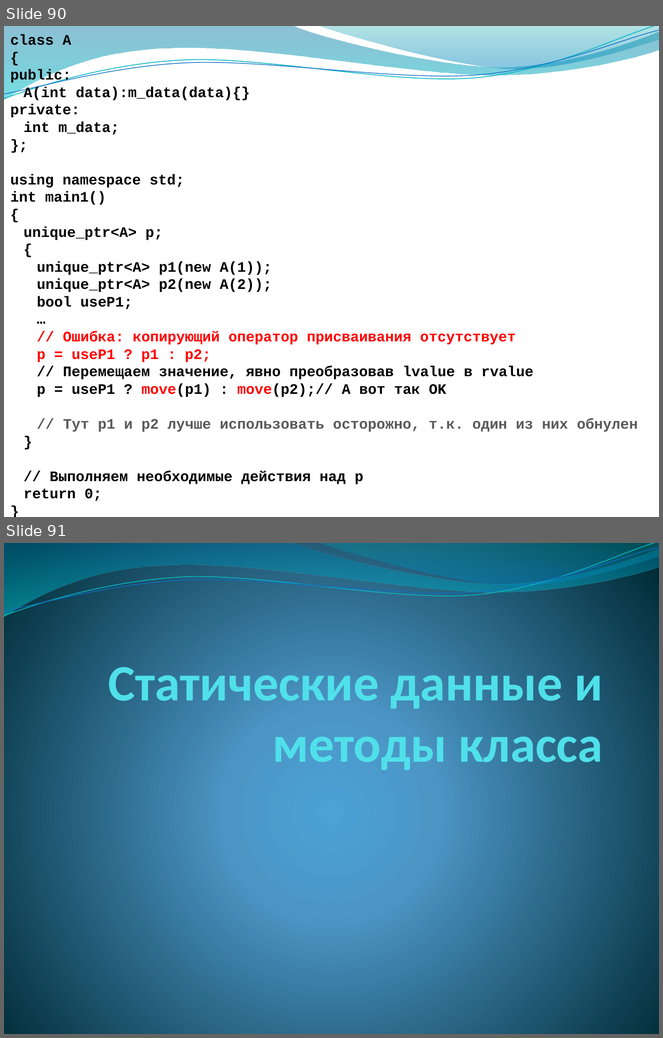
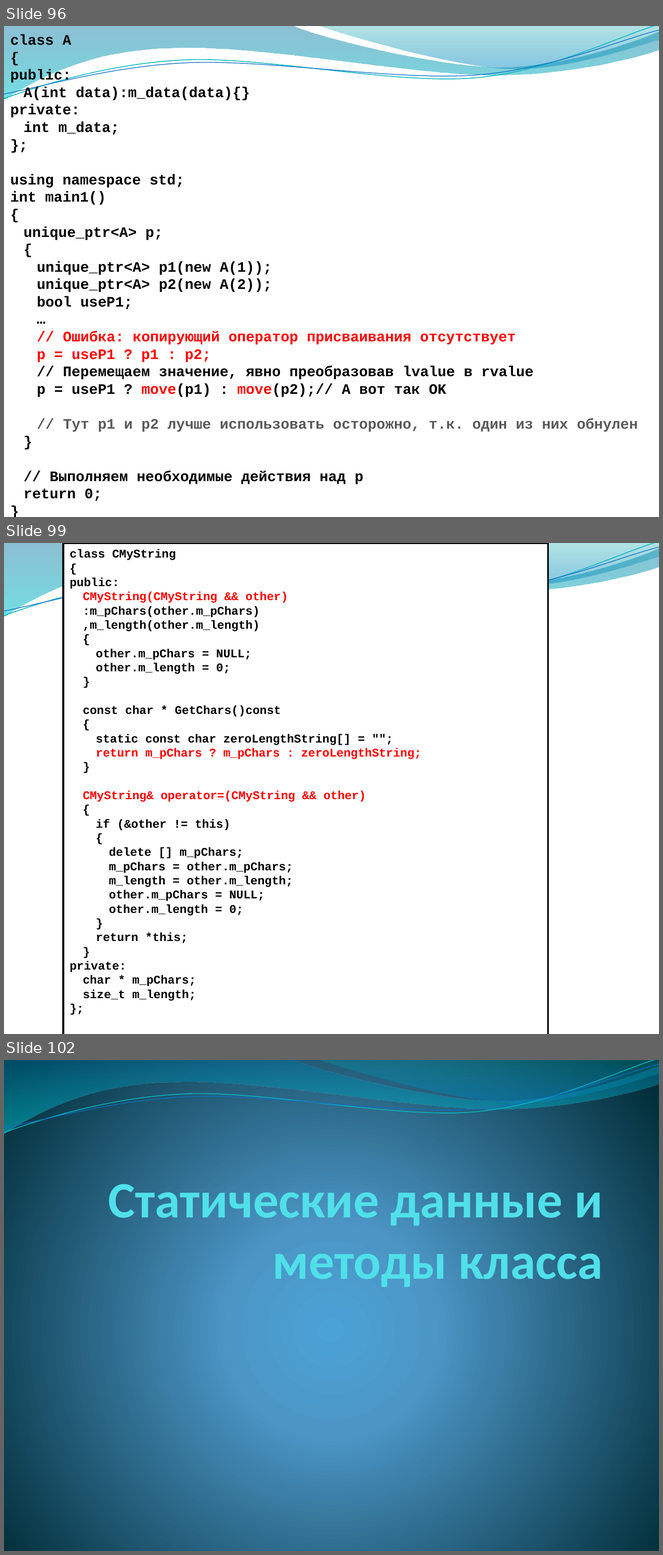
Before and after one commit to alexey-malov/oop, a slide deck: lectures/02/Основы ООП.pptx. Shown one above the other, each under a label of ours: slides 90 and 91 before the commit, slides 96, 99 and 102 after it; the slides between them are not shown. The pictures are 663x1038 and 663x1555 pixels, drawn with LibreOffice and Linux fonts; fonts in the diff are those of the drawing; background and template pictures are left out. Boxes give left, top, right and bottom in pixels: in the first picture for what was removed or moved away, otherwise in the second. Text is boxed around its words. In the diff, an @@ line names an element or a change of style, - is before the commit and + after.

```diff
--- a/lectures/02/Основы ООП.pptx
+++ b/lectures/02/Основы ООП.pptx
@@ slide 99 added at (4,543,659,1034), background picture (left out); not listed: 4 template elements that a slide beside it also shows @@
@@ rectangle added at (64,543,548,1034), fill #FFFFFF, outline #000000 2 pt, 13 pt, text #000000, bold @@
+class CMyString
+{
+public:
+CMyString(CMyString && other)
+:m_pChars(other.m_pChars)
+,m_length(other.m_length)
+{
+other.m_pChars = NULL;
+other.m_length = 0;
+}
+const char * GetChars()const
+{
+static const char zeroLengthString[] = "";
+return m_pChars ? m_pChars : zeroLengthString;
+}
+CMyString& operator=(CMyString && other)
+{
+if (&other != this)
+{
+delete [] m_pChars;
+m_pChars = other.m_pChars;
+m_length = other.m_length;
+other.m_pChars = NULL;
+other.m_length = 0;
+}
+return *this;
+}
+private:
+char * m_pChars;
+size_t m_length;
+};
@@ what was slide 90 is now slide 96 @@
@@ what was slide 91 is now slide 102 @@
```
Also in this commit, not shown: 1 slide changed, 10 other slides added, 1 other file.
